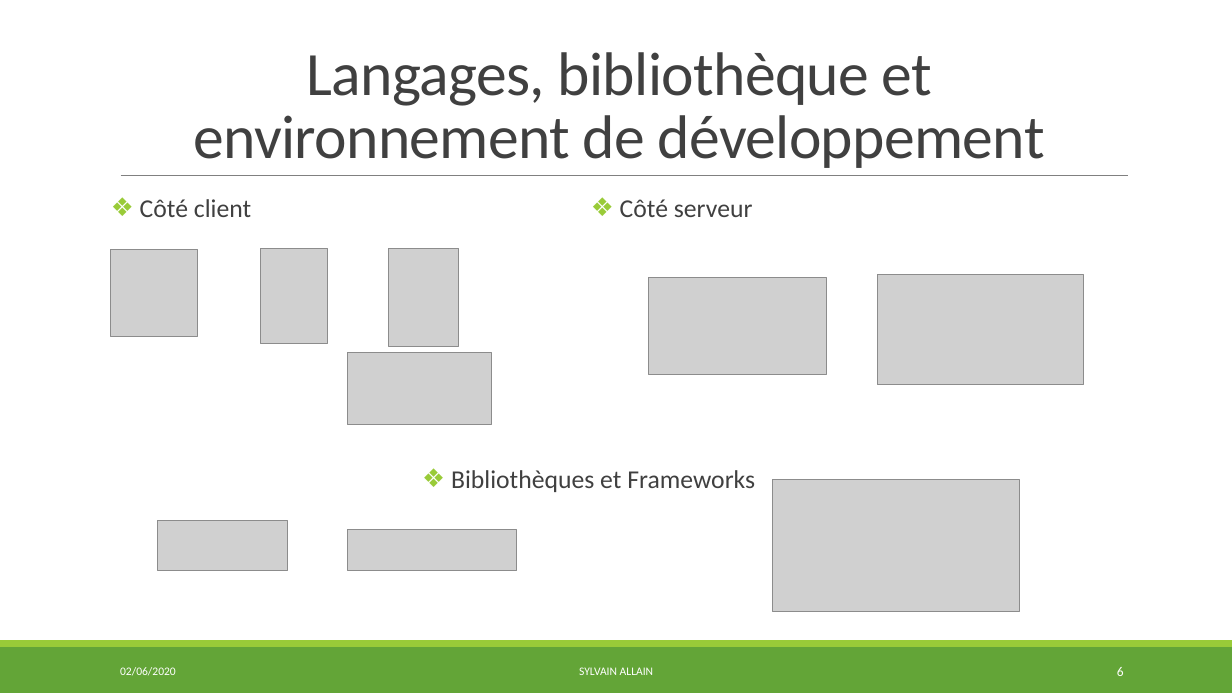
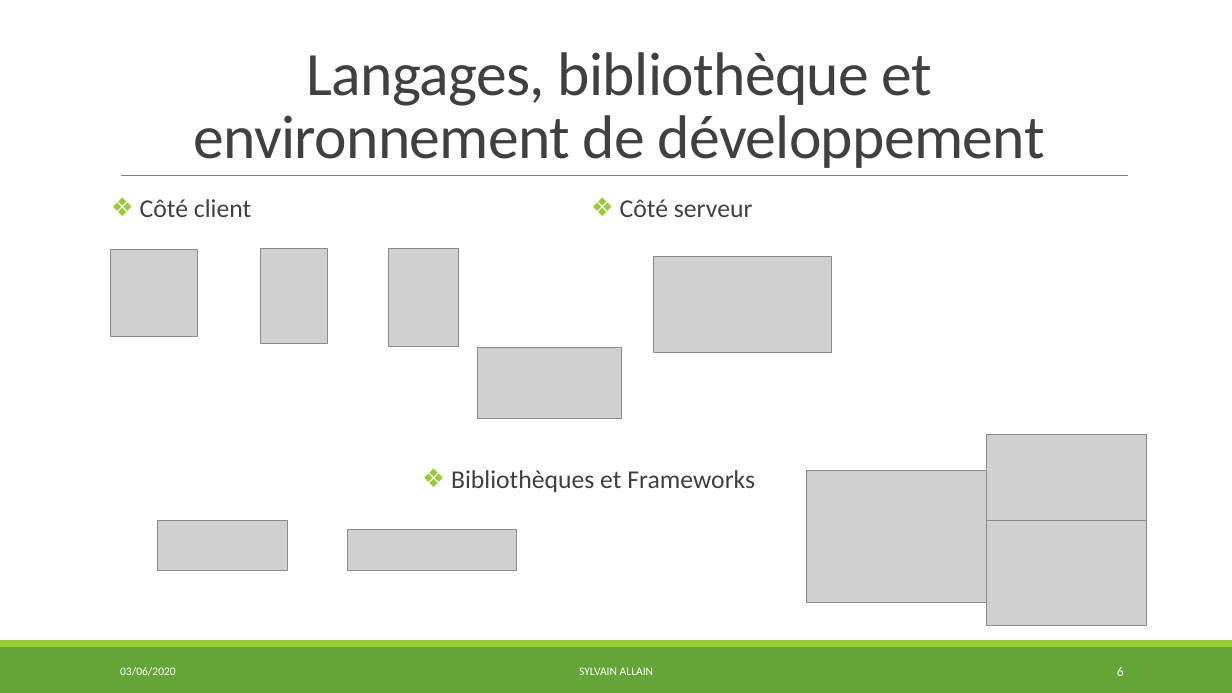
Before and after one commit to S2LF/ProjetPro, a slide deck: slide 6 of ProjetTof’Box.pptx. Drawn at 1232x693 pixels with LibreOffice and Linux fonts; fonts in the diff are those of the drawing; grey boxes stand for pictures. Boxes give left, top, right and bottom in pixels: in the first picture for what was removed or moved away, otherwise in the second. Text is boxed around its words. In the diff, an @@ line names an element or a change of style, - is before the commit and + after.

```diff
--- a/ProjetTof’Box.pptx
+++ b/ProjetTof’Box.pptx
@@ picture: place and size @@
-picture at (649,278,827,374)
+picture at (653,257,832,353)
@@ picture removed at (878,274,1084,384) @@
@@ picture: place and size @@
-picture at (348,353,492,425)
+picture at (478,348,622,420)
@@ picture added at (987,434,1147,534) @@
@@ picture: place and size @@
-picture at (773,480,1019,611)
+picture at (807,470,1054,602)
@@ picture added at (987,520,1147,626) @@
```
Also in this commit, not shown: 15 other slides changed, 14 slides added, 1 other file.
